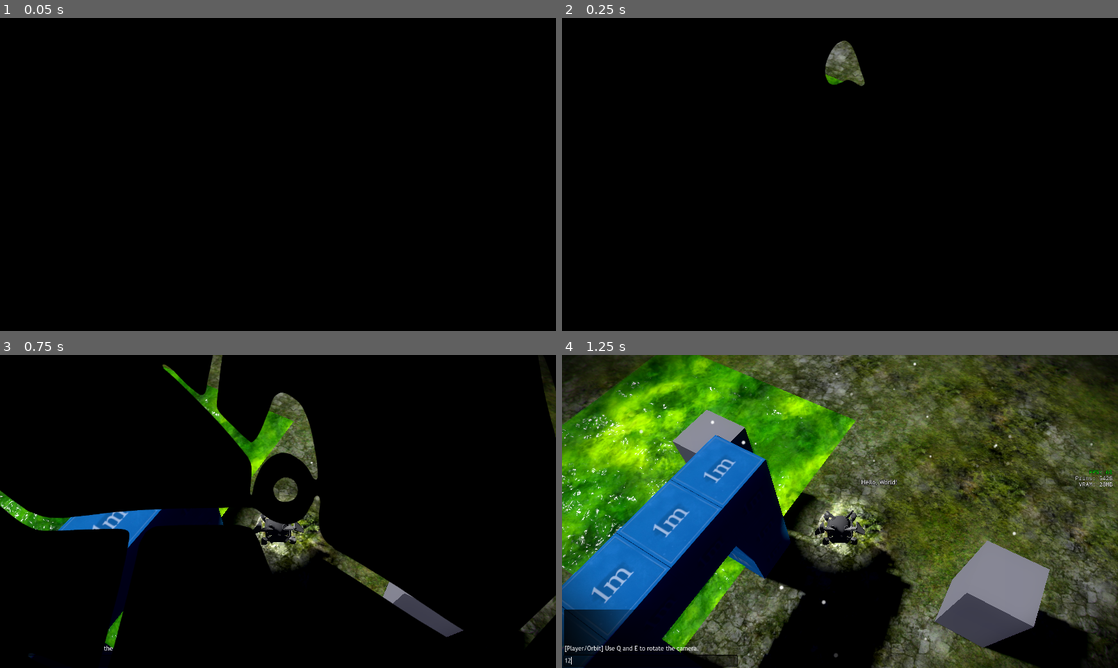
Above: before the commit, frames 1-4 (two rows, left to right).
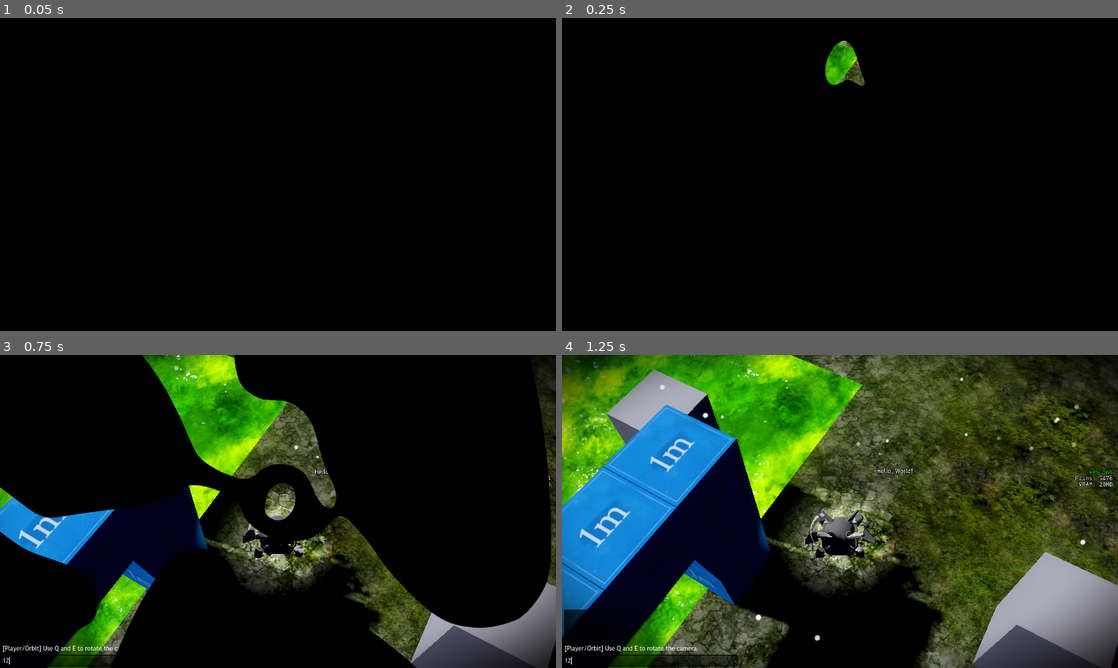
Above: after the commit, the same moments.

Repository: slyllama/dwelt
Game: Godot game, scene res://lib/shard/shard_loader/shard_loader.tscn
Same seed, same stepped clock (60 frames per second), same inputs: the game is played once before the commit and once after it.
Inputs (mouse positions are in pixels of both pictures, inside the frame that each line leads up to):
- Up to frame 1 (0.05 s): no input
- Up to frame 2 (0.25 s): no input
- Up to frame 3 (0.75 s): click (88, 661) at 0.52 s; type "12" at 0.6 s
- Up to frame 4 (1.25 s): no input

Frame 1 is identical in both runs. In frame 2, 0.6% of the frame differs, in the area x 47-55%, y 7-22%; in frame 3, 28%; in frame 4, 69%, in the area x 0-100%, y 0-100%.

Commit message:
Visual improvements

Diff:
--- a/lib/hud/hud.tscn
+++ b/lib/hud/hud.tscn
@@ -40,7 +40,7 @@
 mouse_filter = 2
 theme_override_constants/line_separation = -2
 theme_override_constants/paragraph_separation = -2
-theme_override_constants/outline_size = 2
+theme_override_constants/outline_size = 4
 theme_override_fonts/normal_font = ExtResource("2_u1rn0")
 theme_override_font_sizes/normal_font_size = 13
 bbcode_enabled = true
@@ -55,6 +55,7 @@
 [node name="EyesAnim" parent="." unique_id=1456570687 instance=ExtResource("7_tpybq")]
 visible = false
 mouse_filter = 0
+frame_duration = 0.035
 
 [node name="DebugInput" parent="." unique_id=222609980 instance=ExtResource("7_r2k48")]
 offset_left = 4.0
--- a/lib/player/player.tscn
+++ b/lib/player/player.tscn
@@ -126,6 +126,7 @@
 unique_name_in_owner = true
 transform = Transform3D(0.8660254, -0.43301272, 0.24999999, 0, 0.49999997, 0.86602545, -0.5, -0.75, 0.43301266, 0, 0, 0)
 script = ExtResource("3_5lbbh")
+zoom_max = 14.0
 
 [node name="InputHandler" type="Node" parent="Orbit" unique_id=2064876489]
 unique_name_in_owner = true
@@ -135,7 +136,7 @@
 transform = Transform3D(1, 0, 0, 0, 1, 0, 0, 0, 1, 0, 0, 7)
 v_offset = 0.4
 current = true
-fov = 50.0
+fov = 37.0
 
 [node name="YCast" type="RayCast3D" parent="." unique_id=422817751]
 unique_name_in_owner = true
--- a/lib/shard/shard_loader/shard_loader.gd
+++ b/lib/shard/shard_loader/shard_loader.gd
@@ -22,6 +22,7 @@
 func _process(_delta: float) -> void:
 	status = ResourceLoader.load_threaded_get_status(target_scene, progress)
 	match status:
-		ResourceLoader.THREAD_LOAD_IN_PROGRESS: pass
+		ResourceLoader.THREAD_LOAD_IN_PROGRESS:
+			$ProgressBar.value = progress[0] * 200.0
 		ResourceLoader.THREAD_LOAD_LOADED: _transition()
 		ResourceLoader.THREAD_LOAD_FAILED: pass
--- a/lib/shard/shard_loader/shard_loader.tscn
+++ b/lib/shard/shard_loader/shard_loader.tscn
@@ -2,5 +2,65 @@
 
 [ext_resource type="Script" uid="uid://bj0nhuufirc15" path="res://lib/shard/shard_loader/shard_loader.gd" id="1_dqd06"]
 
+[sub_resource type="StyleBoxEmpty" id="StyleBoxEmpty_dqd06"]
+
+[sub_resource type="StyleBoxFlat" id="StyleBoxFlat_pxbv5"]
+bg_color = Color(1, 1, 1, 1)
+
+[sub_resource type="Animation" id="Animation_dqd06"]
+length = 0.001
+tracks/0/type = "value"
+tracks/0/imported = false
+tracks/0/enabled = true
+tracks/0/path = NodePath(".:self_modulate")
+tracks/0/interp = 1
+tracks/0/loop_wrap = true
+tracks/0/keys = {
+"times": PackedFloat32Array(0),
+"transitions": PackedFloat32Array(1),
+"update": 0,
+"values": [Color(1, 1, 1, 1)]
+}
+
+[sub_resource type="Animation" id="Animation_pxbv5"]
+resource_name = "pulse"
+loop_mode = 1
+step = 0.5
+tracks/0/type = "value"
+tracks/0/imported = false
+tracks/0/enabled = true
+tracks/0/path = NodePath(".:self_modulate")
+tracks/0/interp = 1
+tracks/0/loop_wrap = true
+tracks/0/keys = {
+"times": PackedFloat32Array(0, 0.5, 1),
+"transitions": PackedFloat32Array(1, 1, 1),
+"update": 0,
+"values": [Color(1, 1, 1, 1), Color(1, 1, 1, 0.50980395), Color(1, 1, 1, 1)]
+}
+
+[sub_resource type="AnimationLibrary" id="AnimationLibrary_ulvkr"]
+_data = {
+&"RESET": SubResource("Animation_dqd06"),
+&"pulse": SubResource("Animation_pxbv5")
+}
+
 [node name="ShardLoader" type="CanvasLayer" unique_id=1447843937]
 script = ExtResource("1_dqd06")
+
+[node name="ProgressBar" type="ProgressBar" parent="." unique_id=749622641]
+custom_minimum_size = Vector2(0, 8)
+anchors_preset = 12
+anchor_top = 1.0
+anchor_right = 1.0
+anchor_bottom = 1.0
+offset_top = -1.0
+grow_horizontal = 2
+grow_vertical = 0
+theme_override_styles/background = SubResource("StyleBoxEmpty_dqd06")
+theme_override_styles/fill = SubResource("StyleBoxFlat_pxbv5")
+show_percentage = false
+
+[node name="Animation" type="AnimationPlayer" parent="ProgressBar" unique_id=1619664897]
+libraries/ = SubResource("AnimationLibrary_ulvkr")
+autoplay = &"pulse"
--- a/shards/playground/materials/grass_cobble_test.tres
+++ b/shards/playground/materials/grass_cobble_test.tres
@@ -23,4 +23,5 @@
 shader_parameter/grass_blend_texture = ExtResource("3_vmmb5")
 shader_parameter/cobble_texture = ExtResource("2_vmmb5")
 shader_parameter/blend_mask_texture = SubResource("NoiseTexture2D_gf45x")
-shader_parameter/uv_scale = 9.0
+shader_parameter/tint = Color(0.7, 0.7, 0.7, 1)
+shader_parameter/uv_scale = 11.0
--- a/shards/playground/materials/shaders/grass_cobble_test.gdshader
+++ b/shards/playground/materials/shaders/grass_cobble_test.gdshader
@@ -5,6 +5,7 @@
 uniform sampler2D grass_blend_texture: source_color;
 uniform sampler2D cobble_texture: source_color;
 uniform sampler2D blend_mask_texture;
+uniform vec3 tint: source_color = vec3(1.0);
 uniform float uv_scale = 4.0;
 
 void fragment() {
@@ -19,4 +20,5 @@
 	// Cobble
 	vec3 cobble = texture(cobble_texture, UV * uv_scale).rgb;
 	ALBEDO = mix(grass, cobble, blend_mask * 0.6);
+	ALBEDO *= tint;
 }
--- a/shards/playground/playground.tscn
+++ b/shards/playground/playground.tscn
@@ -16,6 +16,7 @@
 [sub_resource type="Environment" id="Environment_nwqnf"]
 background_mode = 1
 background_color = Color(0.022400003, 0.041999985, 0.14, 1)
+tonemap_mode = 2
 glow_enabled = true
 glow_normalized = true
 glow_bloom = 0.5
